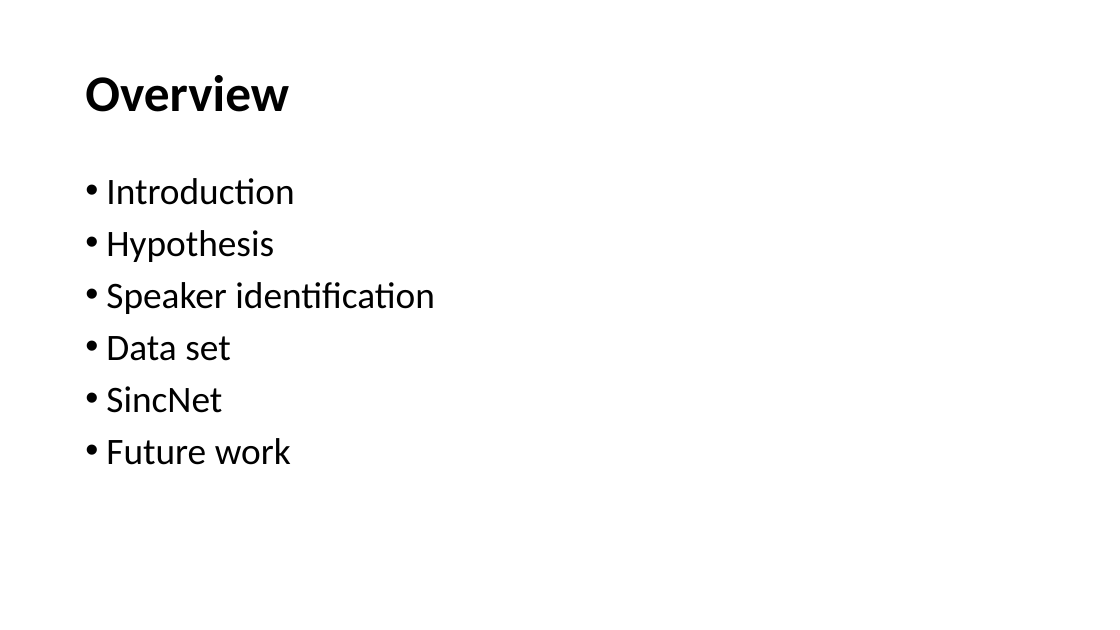
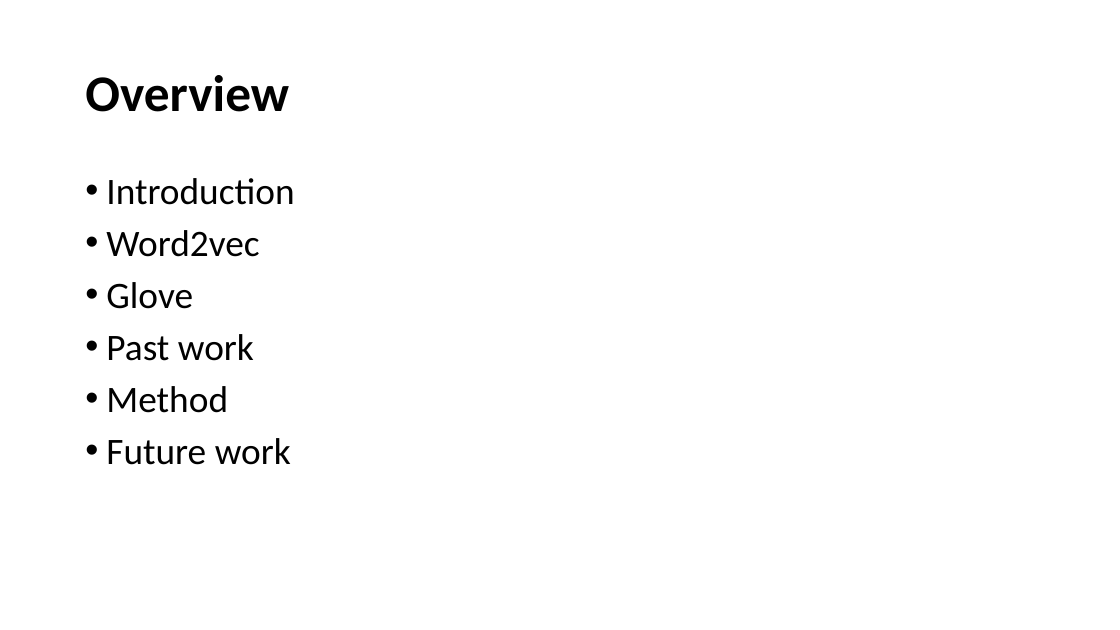
Before and after one commit to chensh3/word2vec_vs_glove, a slide deck: slide 2 of mid_term.pptx. Drawn at 1120x630 pixels with LibreOffice and Linux fonts; fonts in the diff are those of the drawing; background and template pictures are left out. Boxes give left, top, right and bottom in pixels: in the first picture for what was removed or moved away, otherwise in the second. Text is boxed around its words. In the diff, an @@ line names an element or a change of style, - is before the commit and + after.

```diff
--- a/mid_term.pptx
+++ b/mid_term.pptx
@@ text at (106,230,259,413): text changed @@
-• Hypothesis
-• Speaker identification
-• Data set
-• SincNet
+• Word2vec
+• Glove
+• Past work
+• Method
```
Also in this commit, not shown: 3 other slides changed, 4 slides added, 5 slides removed, 1 other file.
